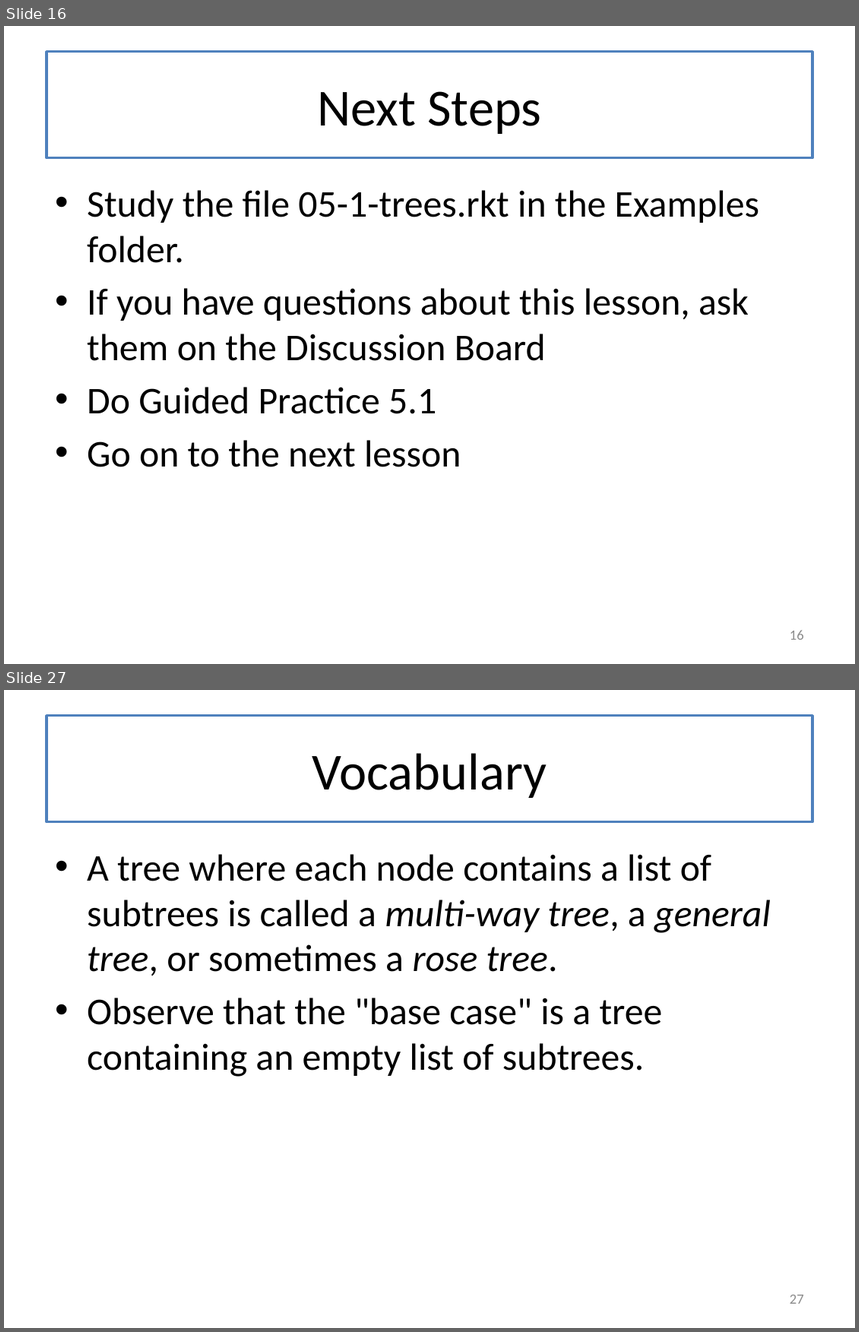
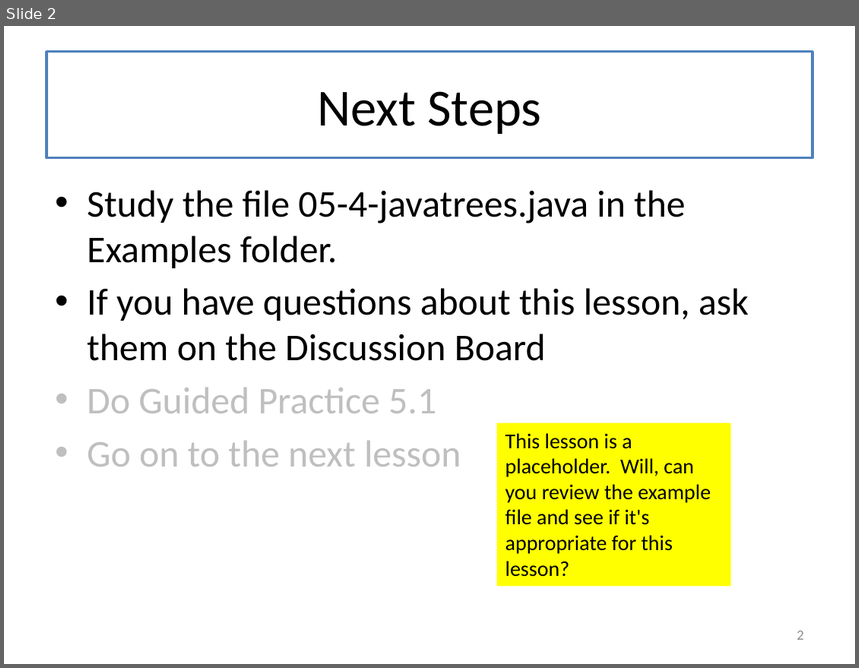
Before and after one commit to mwand/cs5010f17, a slide deck: Slides/Lesson 5.4 Doing It In Java.pptx. Shown one above the other, each under a label of ours: slides 16 and 27 before the commit, slide 2 after it; the slides between them are not shown. The pictures are 859x1332 and 859x668 pixels, drawn with LibreOffice and Linux fonts; fonts in the diff are those of the drawing. Boxes give left, top, right and bottom in pixels: in the first picture for what was removed or moved away, otherwise in the second. Text is boxed around its words. In the diff, an @@ line names an element or a change of style, - is before the commit and + after.

Commit message:
first draft of Module 5 ready for Will to review

```diff
--- a/Slides/Lesson 5.4 Doing It In Java.pptx
+++ b/Slides/Lesson 5.4 Doing It In Java.pptx
@@ slide 27 removed at (4,690,855,1328), background #FFFFFF @@
@@ title removed at (47,716,813,822) @@
-Vocabulary
@@ text removed at (87,854,771,1077) @@
-• A tree where each node contains a list of subtrees is called a multi-way tree, a general tree, or sometimes a rose tree.
-• Observe that the "base case" is a tree containing an empty list of subtrees.
@@ page number removed at (790,1295,804,1304) @@
-27
@@ what was slide 16 is now slide 2 @@
@@ slide 2 changed as well @@
@@ text at (87,190,686,268): text changed @@
-• Study the file 05-1-trees.rkt in the Examples folder.
+• Study the file 05-4-javatrees.java in the Examples folder.
@@ text at (87,388,461,467): text colour #000000 to #BFBFBF in "Do Guided Practice 5.1", "Go on to the next lesson" @@
@@ rectangle added at (496,423,731,587), fill #FFFF00, 18 pt, text #000000 @@
+This lesson is a placeholder. Will, can you review the example file and see if it's appropriate for this lesson?
@@ page number at (797,631,804,640): text changed @@
-16
+2
```
Also in this commit, not shown: 1 other slide changed, 143 other slides removed, 17 other files.
